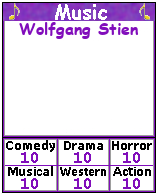
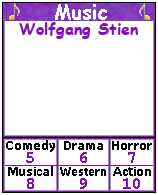
Comparing the layer stacks of the two 158 × 195 images. Changes:
renamed "10 #4" to "9", painted on it over [74,178,91,189]
renamed "10 #3" to "8", painted on it over [21,178,38,189]
renamed "10 #2" to "7", painted on it over [123,152,140,163]
renamed "10 #1" to "6", painted on it over [74,152,91,163]
renamed "10" to "5", painted on it over [21,152,38,163]
